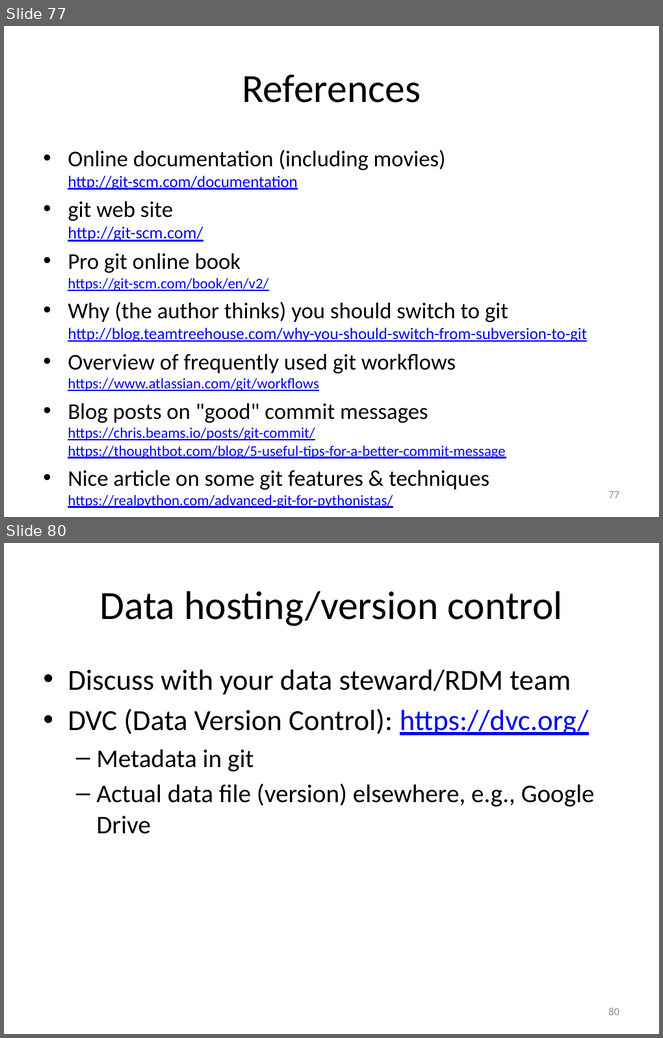
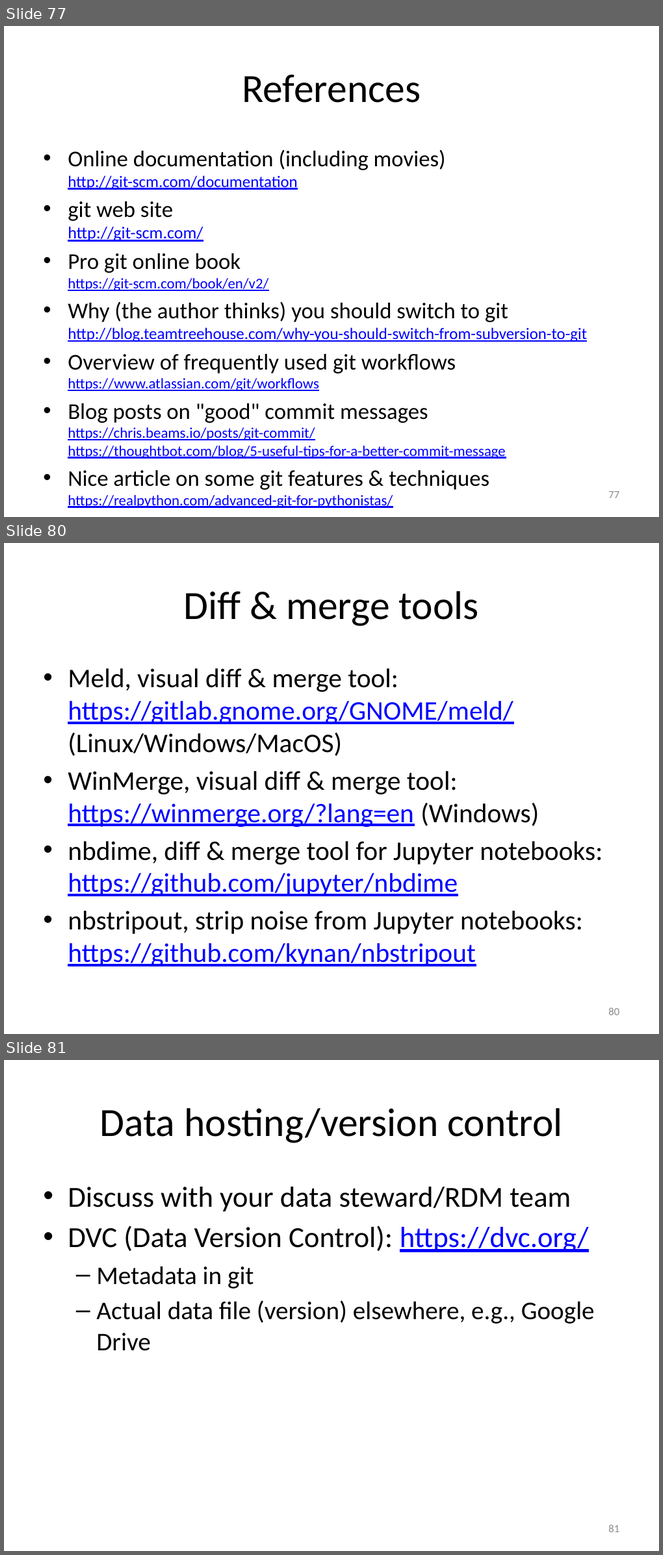
Before and after one commit to gjbex/Version-control-with-git, a slide deck: version_control_git.pptx. Shown one above the other, each under a label of ours: slides 77 and 80 before the commit, slides 77, 80 and 81 after it; the slides between them are not shown. The pictures are 663x1038 and 663x1555 pixels, drawn with LibreOffice and Linux fonts; fonts in the diff are those of the drawing. Boxes give left, top, right and bottom in pixels: in the first picture for what was removed or moved away, otherwise in the second. Text is boxed around its words. In the diff, an @@ line names an element or a change of style, - is before the commit and + after.

Commit message:
Add references to additional tools

```diff
--- a/version_control_git.pptx
+++ b/version_control_git.pptx
@@ slide 80 added at (4, 543, 659, 1034), background #FFFFFF @@
@@ title added at (183, 591, 479, 626), 44 pt, text #000000 @@
+Diff & merge tools
@@ text added at (68, 668, 603, 967), 29.6 pt, text #000000 @@
+• Meld, visual diff & merge tool: https://gitlab.gnome.org/GNOME/meld/ (Linux/Windows/MacOS)
+• WinMerge, visual diff & merge tool: https://winmerge.org/?lang=en (Windows)
+• nbdime, diff & merge tool for Jupyter notebooks: https://github.com/jupyter/nbdime
+• nbstripout, strip noise from Jupyter notebooks: https://github.com/kynan/nbstripout
@@ page number added at (608, 1008, 620, 1016), 12 pt, text #8C8C8C @@
+80
@@ what was slide 80 is now slide 81 @@
@@ page number at (608, 1525, 620, 1533): text changed @@
-80
+81
```
Also in this commit, not shown: 2 slides changed.
